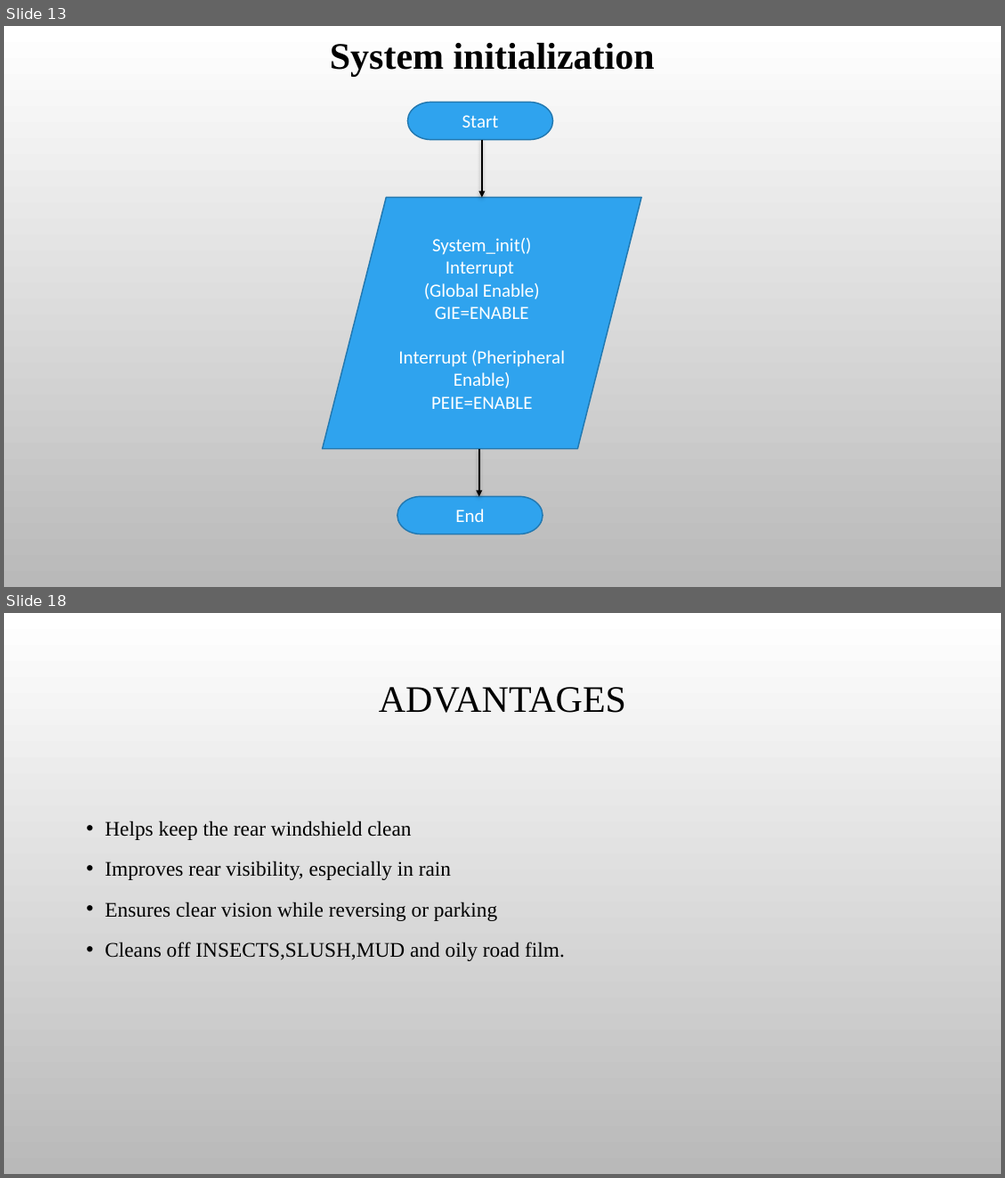
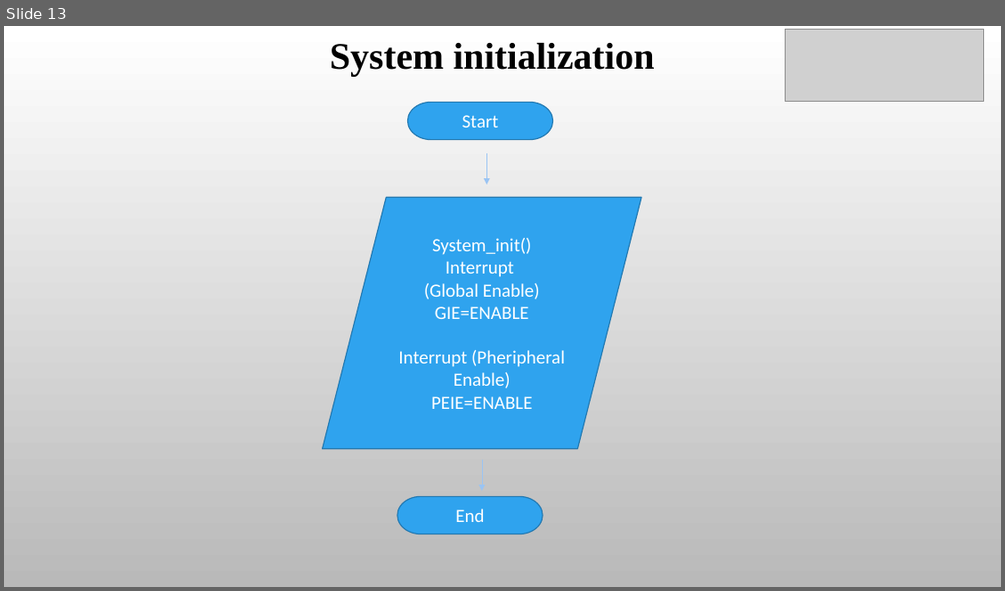
Before and after one commit to SKUP-BATCH3/team4, a slide deck: Final ppt 7-10-22.pptx. Shown one above the other, each under a label of ours: slides 13 and 18 before the commit, slide 13 after it; the slides between them are not shown. The pictures are 1005x1178 and 1005x591 pixels, drawn with LibreOffice and Linux fonts; fonts in the diff are those of the drawing; grey boxes stand for pictures; background and template pictures are left out. Boxes give left, top, right and bottom in pixels: in the first picture for what was removed or moved away, otherwise in the second. Text is boxed around its words. In the diff, an @@ line names an element or a change of style, - is before the commit and + after.

```diff
--- a/Final ppt 7-10-22.pptx
+++ b/Final ppt 7-10-22.pptx
@@ slide 18 removed at (x1=4, y1=613, x2=1001, y2=1174), background picture (left out) @@
@@ title removed at (x1=379, y1=687, x2=626, y2=713) @@
-ADVANTAGES
@@ text removed at (x1=105, y1=820, x2=565, y2=961) @@
-• Helps keep the rear windshield clean
-• Improves rear visibility, especially in rain
-• Ensures clear vision while reversing or parking
-• Cleans off INSECTS,SLUSH,MUD and oily road film.
@@ slide 13 changed as well @@
@@ picture added at (x1=785, y1=29, x2=984, y2=102) @@
@@ arrow moved from (482, 140) - (482, 197) to (487, 153) - (487, 184) @@
@@ arrow (487, 153) - (487, 184): stroke #000000 1.75 pt to #9AC5F3 0.5 pt @@
@@ arrow moved from (479, 449) - (479, 496) to (482, 459) - (482, 491) @@
@@ arrow (482, 459) - (482, 491): stroke #000000 1.75 pt to #9AC5F3 0.5 pt @@
@@ outline #2379B0 1.25 pt to #2379B0 1 pt in 3 elements at (x1=408, y1=103, x2=553, y2=140), (x1=323, y1=197, x2=642, y2=449), (x1=397, y1=496, x2=542, y2=534) @@
```
Also in this commit, not shown: 15 other slides changed, 4 slides added, 3 other slides removed, 1 other file.
